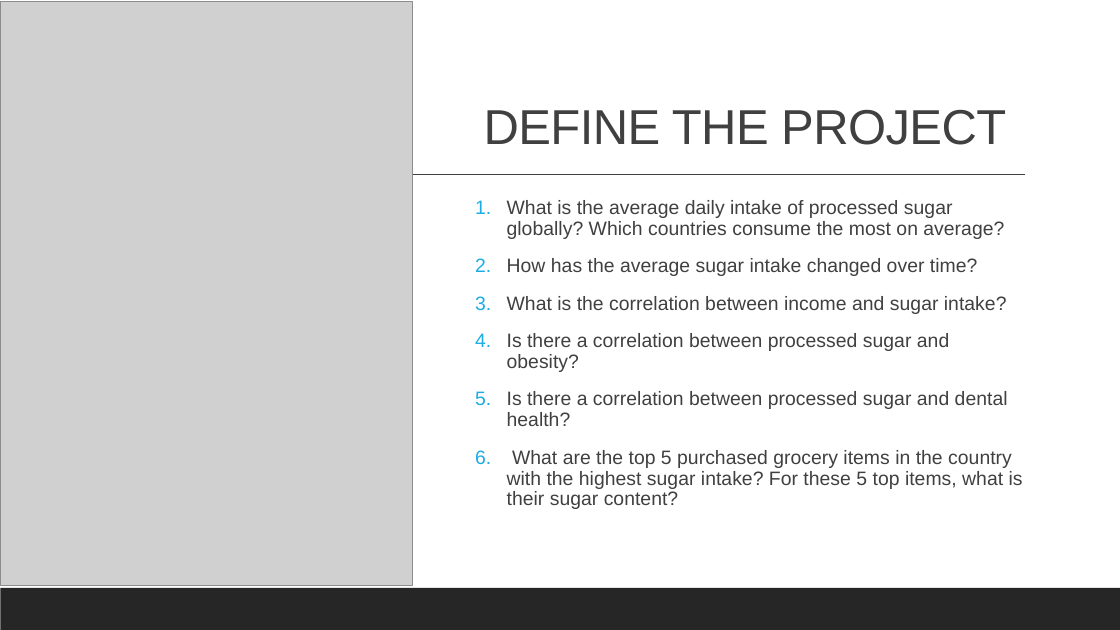
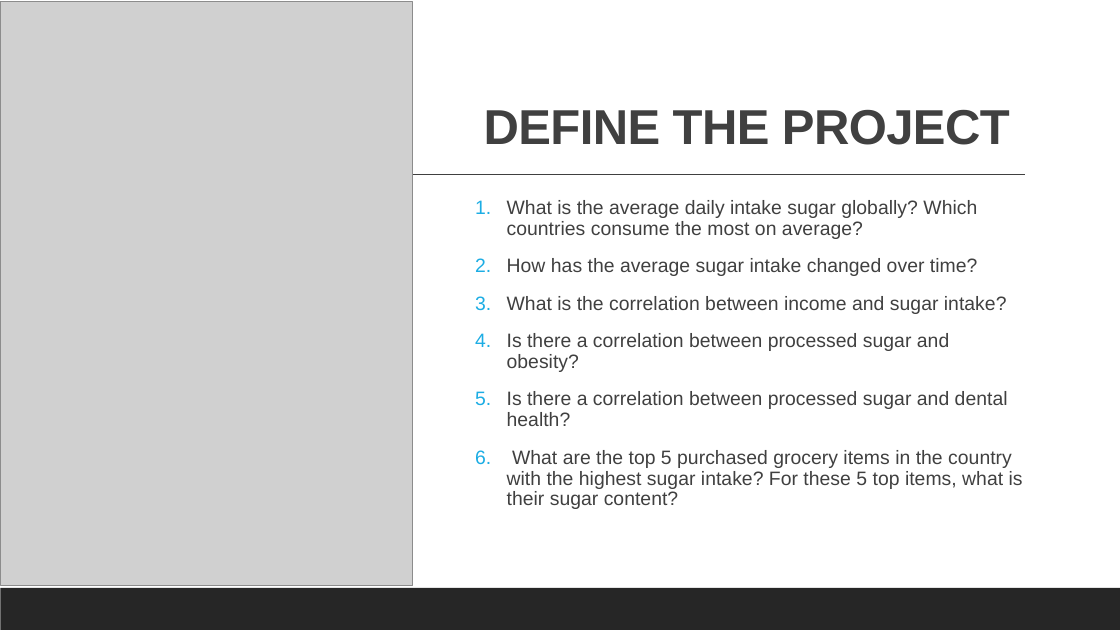
Before and after one commit to cbeachey/project1_influencers, a slide deck: slide 6 of Effects of Sugar Consumption.pptx. Drawn at 1120x630 pixels with LibreOffice and Linux fonts; fonts in the diff are those of the drawing; grey boxes stand for pictures. Boxes give left, top, right and bottom in pixels: in the first picture for what was removed or moved away, otherwise in the second. Text is boxed around its words. In the diff, an @@ line names an element or a change of style, - is before the commit and + after.

```diff
--- a/Effects of Sugar Consumption.pptx
+++ b/Effects of Sugar Consumption.pptx
@@ title "DEFINE THE PROJECT" at bbox=[484, 110, 1010, 145]: bold on @@
@@ text at bbox=[507, 200, 977, 239]: text changed @@
-1. What is the average daily intake of processed sugar globally? Which countries consume the most on average?
+1. What is the average daily intake sugar globally? Which countries consume the most on average?
```
Also in this commit, not shown: 8 other slides changed, 1 slide added, 1 slide removed.
